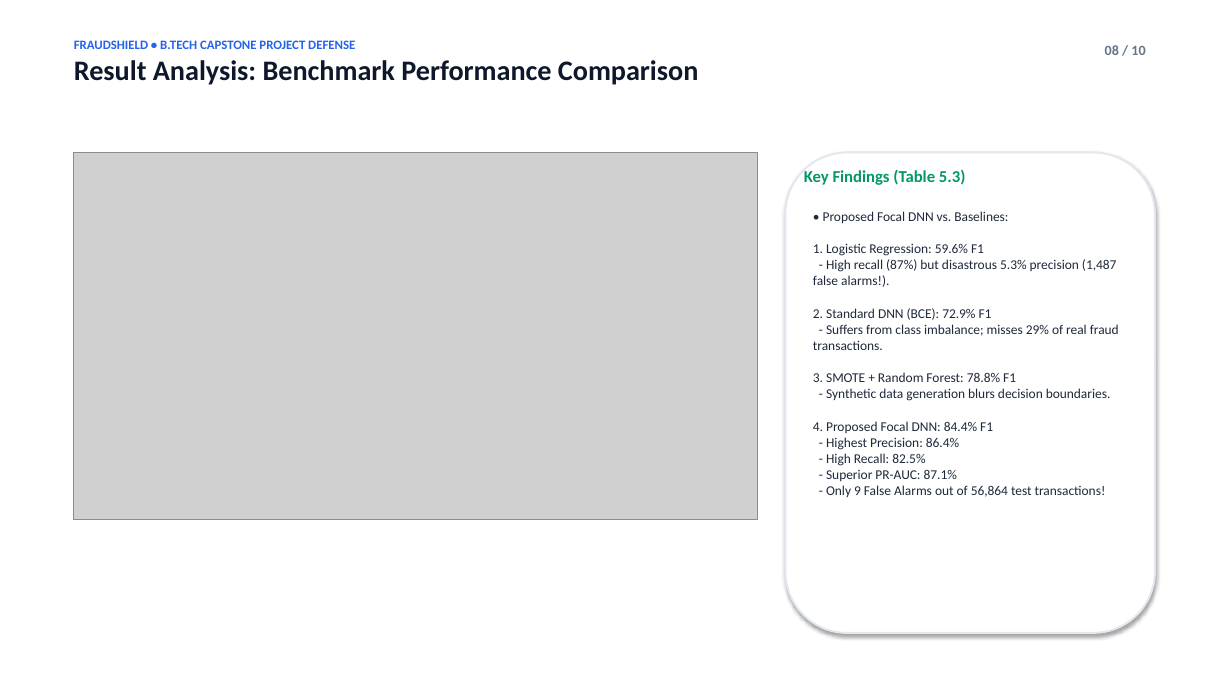
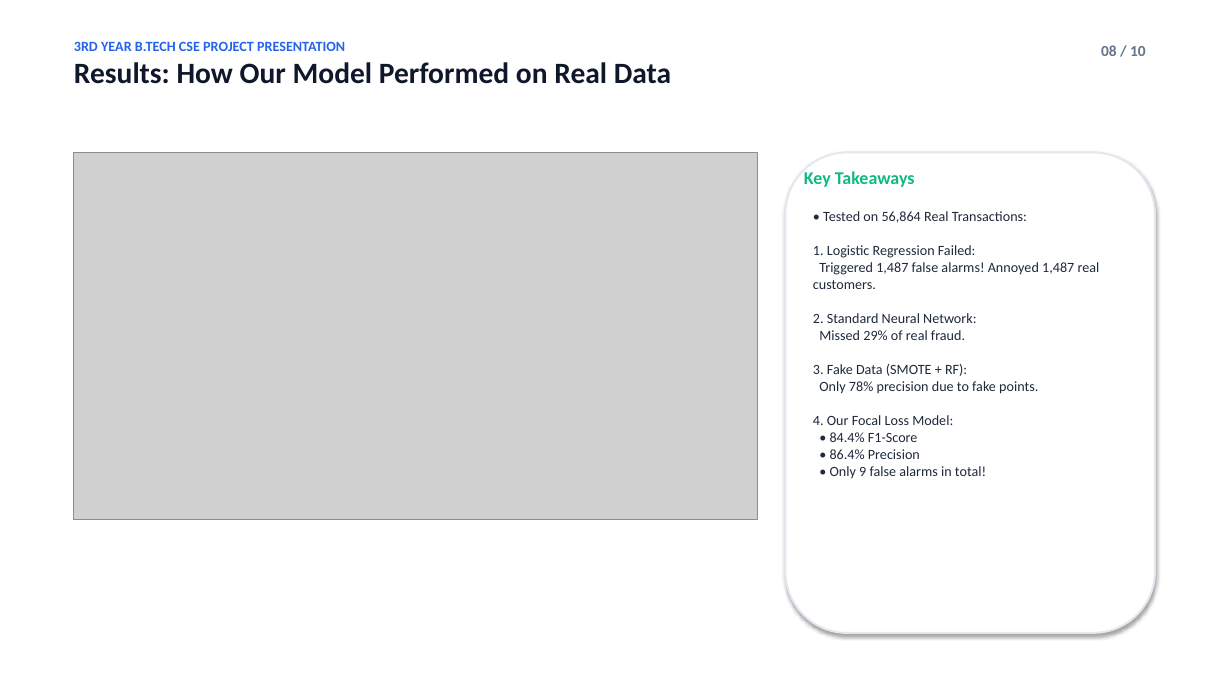
Before and after one commit to prithwirajrakshit/FraudShield, a slide deck: slide 8 of docs/FRAUDSHIELD_FINAL_EXAM_PRESENTATION.pptx. Drawn at 1232x693 pixels with LibreOffice and Linux fonts; fonts in the diff are those of the drawing; grey boxes stand for pictures. Boxes give left, top, right and bottom in pixels: in the first picture for what was removed or moved away, otherwise in the second. Text is boxed around its words. In the diff, an @@ line names an element or a change of style, - is before the commit and + after.

Commit message:
Update exam presentation to simple, clean 3rd-year college student style

```diff
--- a/docs/FRAUDSHIELD_FINAL_EXAM_PRESENTATION.pptx
+++ b/docs/FRAUDSHIELD_FINAL_EXAM_PRESENTATION.pptx
@@ text at (74, 41, 671, 84): text changed; size 22 to 23 pt @@
-FRAUDSHIELD • B.TECH CAPSTONE PROJECT DEFENSE
-Result Analysis: Benchmark Performance Comparison
+3RD YEAR B.TECH CSE PROJECT PRESENTATION
+Results: How Our Model Performed on Real Data
@@ text "08 / 10" at (1101, 45, 1146, 56): size 11 to 12 pt @@
@@ text at (804, 171, 915, 187): text changed; size 13 to 14 pt; text colour #059669 to #10B981 @@
-Key Findings (Table 5.3)
+Key Takeaways
@@ text at (813, 211, 1100, 479): text changed; size 10.5 to 11 pt @@
-• Proposed Focal DNN vs. Baselines:
-1. Logistic Regression: 59.6% F1
-- High recall (87%) but disastrous 5.3% precision (1,487 false alarms!).
-2. Standard DNN (BCE): 72.9% F1
-- Suffers from class imbalance; misses 29% of real fraud transactions.
-3. SMOTE + Random Forest: 78.8% F1
-- Synthetic data generation blurs decision boundaries.
-4. Proposed Focal DNN: 84.4% F1
-- Highest Precision: 86.4%
-- High Recall: 82.5%
-- Superior PR-AUC: 87.1%
-- Only 9 False Alarms out of 56,864 test transactions!
+• Tested on 56,864 Real Transactions:
+1. Logistic Regression Failed:
+Triggered 1,487 false alarms! Annoyed 1,487 real customers.
+2. Standard Neural Network:
+Missed 29% of real fraud.
+3. Fake Data (SMOTE + RF):
+Only 78% precision due to fake points.
+4. Our Focal Loss Model:
+• 84.4% F1-Score
+• 86.4% Precision
+• Only 9 false alarms in total!
```
Also in this commit, not shown: 6 other slides changed, 3 slides added, 3 slides removed, 2 other files.
